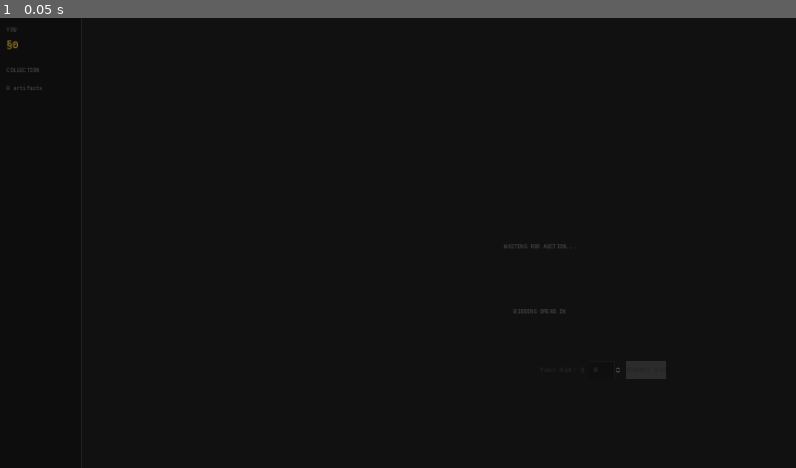
Above: before the commit, frame 1.
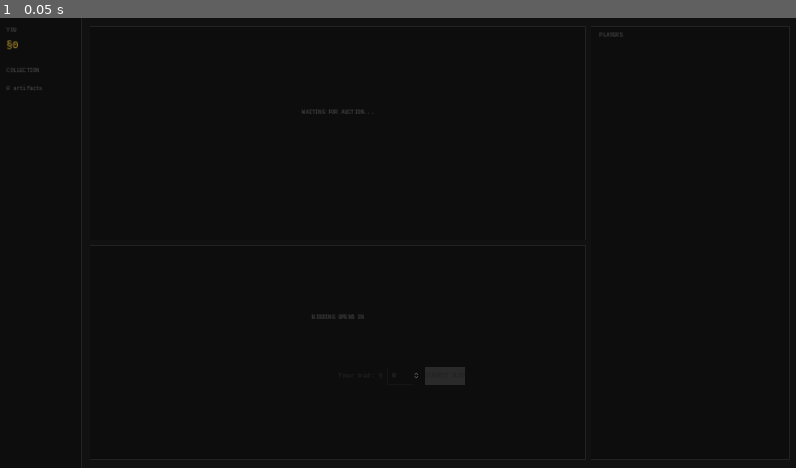
Above: after the commit, the same moment.

Repository: kevinBlum/hot-garbage
Game: Godot game, scene res://src/scenes/bidder_view.tscn
Same seed, same stepped clock (60 frames per second), same inputs: the game is played once before the commit and once after it. This scene is started directly instead of the project's main scene.
Inputs:
- Up to frame 1 (0.05 s): no input

The runs differ from the first frame. In frame 1, 0.4% of the frame differs, in the area x 37-84%, y 3-82%.

Commit message:
feat: bidder view three-zone layout — artifact card, action card, player panel

Diff:
--- a/hot-garbage-godot/src/scenes/bidder_view.gd
+++ b/hot-garbage-godot/src/scenes/bidder_view.gd
@@ -16,6 +16,7 @@
 
 var _pitch_seconds_left: float = 0.0
 var _counting: bool = false
+var _player_vbox: VBoxContainer
 
 func _ready() -> void:
 	_build_ui()
@@ -32,55 +33,75 @@
 	main.offset_left = _UITheme.HUD_WIDTH
 	add_child(main)
 
-	var vbox := VBoxContainer.new()
-	vbox.set_anchors_preset(Control.PRESET_CENTER)
-	vbox.custom_minimum_size = Vector2(480, 480)
-	vbox.add_theme_constant_override("separation", _UITheme.GAP)
-	main.add_child(vbox)
+	var hbox := _UITheme.make_content_hbox(main)
+
+	# Left column
+	var left_col := VBoxContainer.new()
+	left_col.size_flags_horizontal = Control.SIZE_EXPAND_FILL
+	left_col.size_flags_stretch_ratio = 2.5
+	left_col.add_theme_constant_override("separation", _UITheme.GAP)
+	hbox.add_child(left_col)
+
+	# Artifact card
+	var artifact_card := _UITheme.make_card()
+	left_col.add_child(artifact_card)
+
+	var artifact_center := CenterContainer.new()
+	artifact_card.add_child(artifact_center)
+
+	var artifact_vbox := VBoxContainer.new()
+	artifact_vbox.add_theme_constant_override("separation", _UITheme.GAP)
+	artifact_center.add_child(artifact_vbox)
 
 	_header_label = Label.new()
 	_header_label.text = "WAITING FOR AUCTION..."
 	_header_label.horizontal_alignment = HORIZONTAL_ALIGNMENT_CENTER
 	_UITheme.style_section_label(_header_label)
-	vbox.add_child(_header_label)
+	artifact_vbox.add_child(_header_label)
 
 	_name_label = Label.new()
 	_name_label.horizontal_alignment = HORIZONTAL_ALIGNMENT_CENTER
 	_name_label.autowrap_mode = TextServer.AUTOWRAP_WORD_SMART
 	_UITheme.style_label(_name_label, _UITheme.FS_ARTIFACT, _UITheme.TEXT)
-	vbox.add_child(_name_label)
+	artifact_vbox.add_child(_name_label)
 
 	_cat_label = Label.new()
 	_cat_label.horizontal_alignment = HORIZONTAL_ALIGNMENT_CENTER
 	_UITheme.style_label(_cat_label, _UITheme.FS_LABEL, _UITheme.DIM)
-	vbox.add_child(_cat_label)
+	artifact_vbox.add_child(_cat_label)
 
 	_flavor_label = Label.new()
 	_flavor_label.horizontal_alignment = HORIZONTAL_ALIGNMENT_CENTER
 	_flavor_label.autowrap_mode = TextServer.AUTOWRAP_WORD_SMART
 	_UITheme.style_label(_flavor_label, _UITheme.FS_BODY, _UITheme.DIM)
-	vbox.add_child(_flavor_label)
-
-	var spacer := Control.new()
-	spacer.custom_minimum_size = Vector2(0, _UITheme.GAP)
-	vbox.add_child(spacer)
+	artifact_vbox.add_child(_flavor_label)
+
+	# Action card
+	var action_card := _UITheme.make_card()
+	left_col.add_child(action_card)
+
+	var action_center := CenterContainer.new()
+	action_card.add_child(action_center)
+
+	var action_vbox := VBoxContainer.new()
+	action_vbox.add_theme_constant_override("separation", _UITheme.GAP)
+	action_center.add_child(action_vbox)
 
 	_phase_label = Label.new()
 	_phase_label.text = "BIDDING OPENS IN"
 	_phase_label.horizontal_alignment = HORIZONTAL_ALIGNMENT_CENTER
 	_UITheme.style_section_label(_phase_label)
-	vbox.add_child(_phase_label)
+	action_vbox.add_child(_phase_label)
 
 	_countdown_label = Label.new()
 	_countdown_label.horizontal_alignment = HORIZONTAL_ALIGNMENT_CENTER
 	_UITheme.style_label(_countdown_label, _UITheme.FS_TIMER, _UITheme.TEXT)
-	vbox.add_child(_countdown_label)
-
-	# Bid area (shown dimmed during pitch, enabled when bidding opens)
+	action_vbox.add_child(_countdown_label)
+
 	_bid_area = Control.new()
 	_bid_area.custom_minimum_size = Vector2(0, 60)
 	_bid_area.modulate.a = 0.4
-	vbox.add_child(_bid_area)
+	action_vbox.add_child(_bid_area)
 
 	var bid_row := HBoxContainer.new()
 	bid_row.set_anchors_preset(Control.PRESET_CENTER)
@@ -111,9 +132,61 @@
 	_status_label = Label.new()
 	_status_label.horizontal_alignment = HORIZONTAL_ALIGNMENT_CENTER
 	_UITheme.style_label(_status_label, _UITheme.FS_BODY, _UITheme.DIM)
-	vbox.add_child(_status_label)
+	action_vbox.add_child(_status_label)
+
+	# Right column (player panel)
+	var right_col := VBoxContainer.new()
+	right_col.size_flags_horizontal = Control.SIZE_EXPAND_FILL
+	right_col.size_flags_stretch_ratio = 1.0
+	hbox.add_child(right_col)
+
+	var player_card := _UITheme.make_card()
+	right_col.add_child(player_card)
+
+	var player_inner := VBoxContainer.new()
+	player_inner.set_anchors_preset(Control.PRESET_FULL_RECT)
+	player_inner.offset_left   =  _UITheme.PAD
+	player_inner.offset_top    =  _UITheme.PAD
+	player_inner.offset_right  = -_UITheme.PAD
+	player_inner.offset_bottom = -_UITheme.PAD
+	player_inner.add_theme_constant_override("separation", _UITheme.GAP)
+	player_card.add_child(player_inner)
+
+	var players_lbl := Label.new()
+	players_lbl.text = "PLAYERS"
+	_UITheme.style_section_label(players_lbl)
+	player_inner.add_child(players_lbl)
+
+	_player_vbox = VBoxContainer.new()
+	_player_vbox.add_theme_constant_override("separation", 4)
+	player_inner.add_child(_player_vbox)
+
+	_refresh_players()
+
+func _refresh_players() -> void:
+	for child in _player_vbox.get_children():
+		child.queue_free()
+	var own_id: int = multiplayer.get_unique_id()
+	for peer_id in NetworkManager.player_names:
+		var name: String = NetworkManager.player_names[peer_id]
+		var row := HBoxContainer.new()
+		row.add_theme_constant_override("separation", _UITheme.GAP)
+		_player_vbox.add_child(row)
+		var is_me: bool = peer_id == own_id
+		var name_lbl := Label.new()
+		name_lbl.text = name
+		name_lbl.size_flags_horizontal = Control.SIZE_EXPAND_FILL
+		_UITheme.style_label(name_lbl, _UITheme.FS_BODY,
+			_UITheme.GOLD if is_me else _UITheme.TEXT)
+		row.add_child(name_lbl)
+		var cash: int = GameServer.player_cash.get(name, -1)
+		var cash_lbl := Label.new()
+		cash_lbl.text = "§%d" % cash if cash >= 0 else "—"
+		_UITheme.style_label(cash_lbl, _UITheme.FS_BODY, _UITheme.DIM)
+		row.add_child(cash_lbl)
 
 func on_start_pitch(artifact: Dictionary, pitch_duration: int) -> void:
+	_refresh_players()
 	_header_label.text = "PITCH PHASE"
 	_name_label.text = artifact.get("name", "")
 	var cat: String = artifact.get("category", "")
